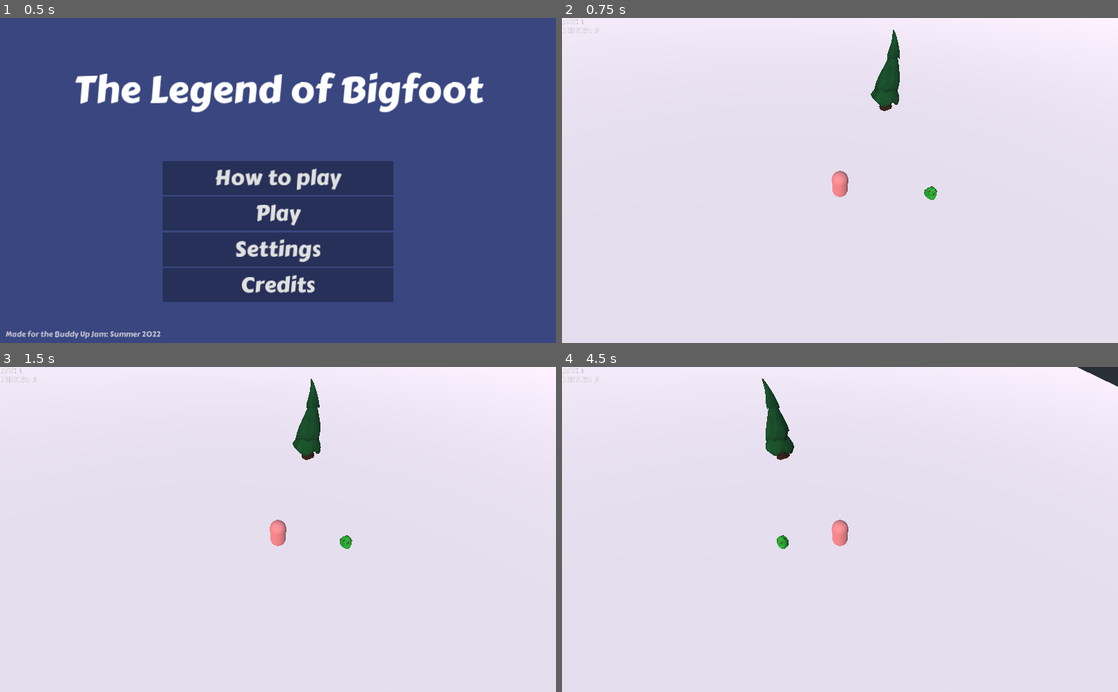
Above: before the commit, frames 1-4 (two rows, left to right).
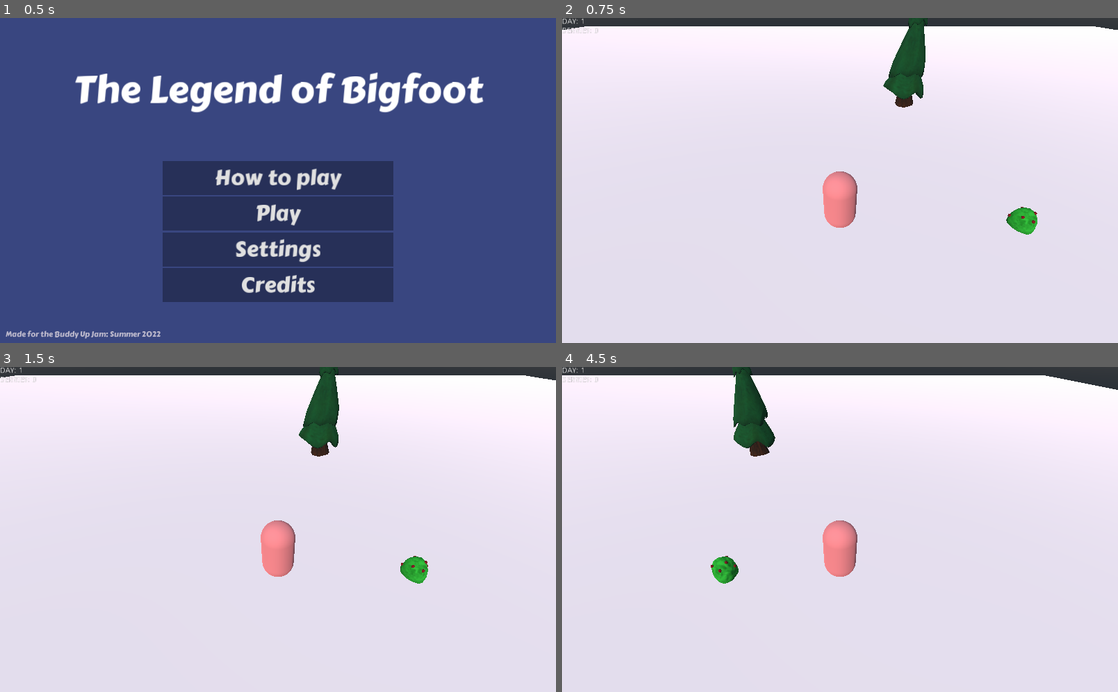
Above: after the commit, the same moments.

Repository: aprzn123/BUJSummer22
Game: Godot game, scene res://scenes/main_menu.tscn
Same seed, same stepped clock (60 frames per second), same inputs: the game is played once before the commit and once after it.
Inputs:
- Up to frame 1 (0.5 s): no input
- Up to frame 2 (0.75 s): click "Play" at 0.5 s
- Up to frame 3 (1.5 s): tap Enter at 1.25 s; hold F (move_right) from 1.28 s (still down); tap E (interact) at 1.35 s
- Up to frame 4 (4.5 s): release F (move_right) at 2.03 s; hold S (move_backwards) 2.03-2.78 s; tap E (interact) every 0.75 s from 2.1 to 4.35 s; hold F (move_right) 2.78-3.53 s; hold W (move_forward) 3.53-4.28 s; hold A (move_left) from 4.28 s (still down)

Frame 1 is identical in both runs. In frame 2, 5.3% of the frame differs, in the area x 0-100%, y 0-67%; in frame 3, 4.9%; in frame 4, 5.6%.

Commit message:
Fixed shell_open() warnings

Diff:
--- a/BigFoot/scenes/game.tscn
+++ b/BigFoot/scenes/game.tscn
@@ -4,7 +4,6 @@
 [ext_resource path="res://scenes/forest_items/trees/pine_tree.tscn" type="PackedScene" id=2]
 [ext_resource path="res://scenes/berry_bush.tscn" type="PackedScene" id=3]
 [ext_resource path="res://scripts/game.gd" type="Script" id=4]
-
 
 [sub_resource type="SpatialMaterial" id=1]
 albedo_color = Color( 0.952941, 0.819608, 0.819608, 1 )
@@ -26,7 +25,7 @@
 transform = Transform( 1, 0, 0, 0, 1, 0, 0, 0, 1, 0, 2.3549, 0 )
 
 [node name="RemoteTransform" parent="Player" index="2"]
-transform = Transform( 1, 0, 0, 0, 0.642788, 0.766044, 0, -0.766044, 0.642788, 0, 22.6776, 18.4043 )
+transform = Transform( 1, 0, 0, 0, 0.766044, 0.642788, 0, -0.642788, 0.766044, 0, 10, 10 )
 remote_path = NodePath("../../Camera")
 
 [node name="CSGBox" type="CSGBox" parent="."]
@@ -36,7 +35,7 @@
 material = SubResource( 1 )
 
 [node name="Camera" type="Camera" parent="."]
-transform = Transform( 1, 0, 0, 0, 0.642788, 0.766044, 0, -0.766044, 0.642788, 0, 25.0325, 18.4043 )
+transform = Transform( 1, 0, 0, 0, 0.766044, 0.642788, 0, -0.642788, 0.766044, 0, 12.3549, 10 )
 current = true
 
 [node name="BerryBush" parent="." instance=ExtResource( 3 )]
--- a/BigFoot/scripts/main_menu.gd
+++ b/BigFoot/scripts/main_menu.gd
@@ -1,4 +1,6 @@
 extends Node2D
+
+var _warning
 
 var master_bus = AudioServer.get_bus_index("Master")
 var music_bus = AudioServer.get_bus_index("Music")
@@ -71,16 +73,16 @@
 
 
 func _on_ArtNames_meta_clicked(meta):
-	OS.shell_open(meta)
+	_warning = OS.shell_open(meta)
 
 func _on_AudioNames_meta_clicked(meta):
-	OS.shell_open(meta)
+	_warning = OS.shell_open(meta)
 
 func _on_CodeNames_meta_clicked(meta):
-	OS.shell_open(meta)
+	_warning = OS.shell_open(meta)
 
 func _on_GamedesignNames_meta_clicked(meta):
-	OS.shell_open(meta)
+	_warning = OS.shell_open(meta)
 
 func _on_WritingNames_meta_clicked(meta):
-	OS.shell_open(meta)
+	_warning = OS.shell_open(meta)
